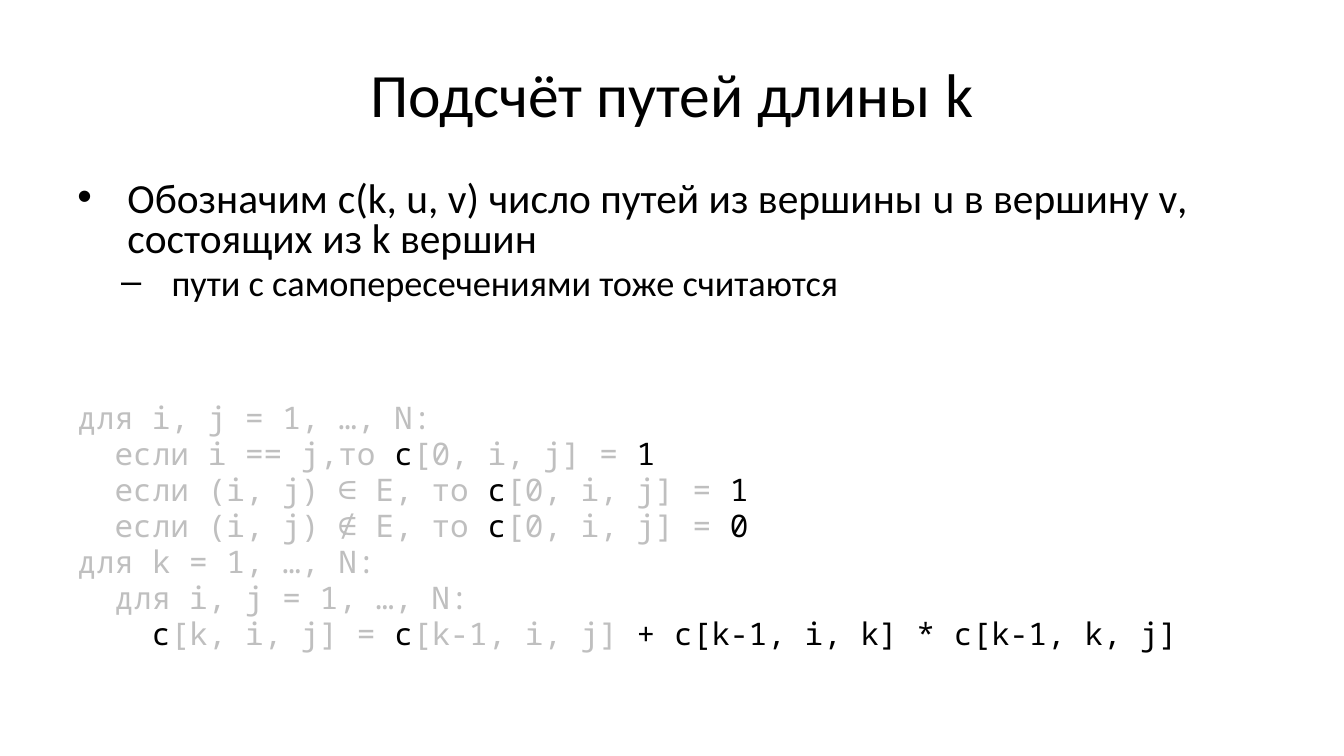
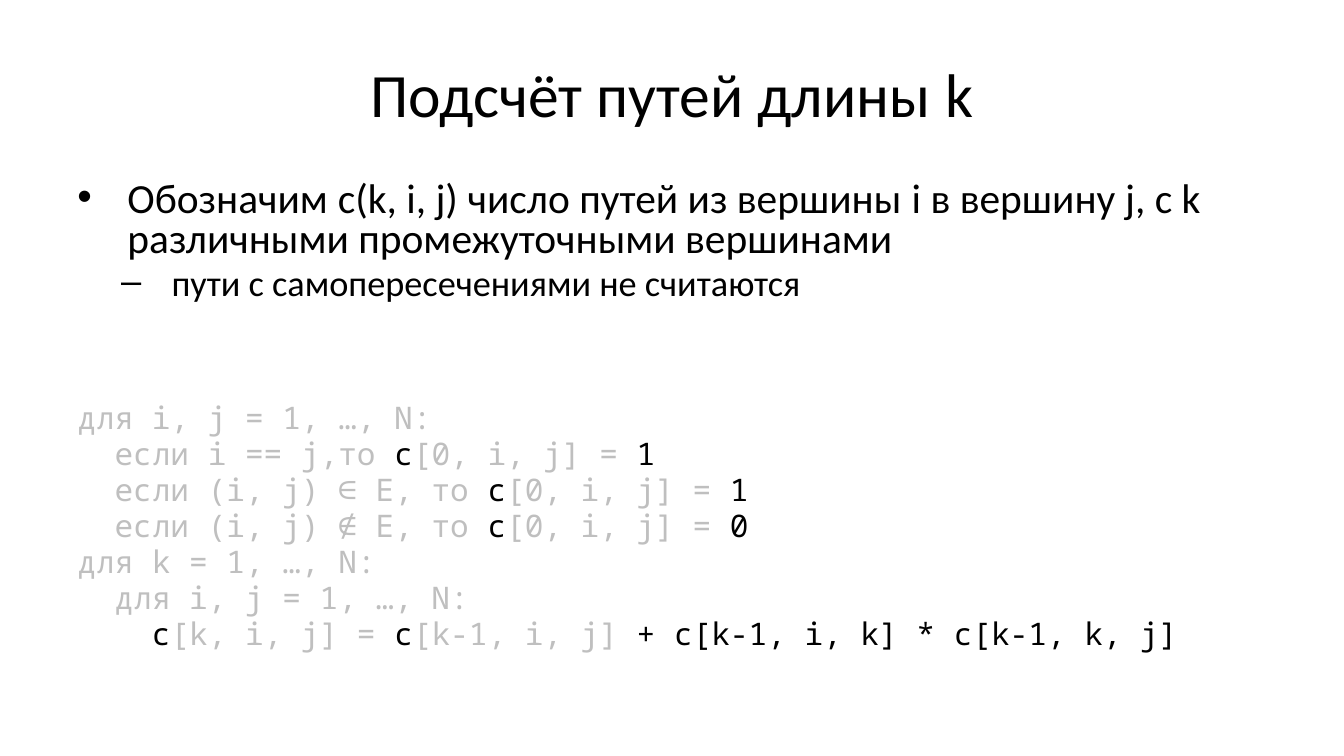
Before and after one commit to Evgueni-Petrov-aka-espetrov/Algorithms-and-Programming-in-C-pptx, a slide deck: slide 128 of 18 Кратчайшие пути и топсорт.pptx. Drawn at 1344x756 pixels with LibreOffice and Linux fonts; fonts in the diff are those of the drawing. Boxes give left, top, right and bottom in pixels: in the first picture for what was removed or moved away, otherwise in the second. Text is boxed around its words. In the diff, an @@ line names an element or a change of style, - is before the commit and + after.

Commit message:
разбил на слои; добавил реализацию через dfs; добавил транзитивное замыкание и подсчета самонепересекающихся путей на основе алгоритма Флойда-Уоршелла

```diff
--- a/18 Кратчайшие пути и топсорт.pptx
+++ b/18 Кратчайшие пути и топсорт.pptx
@@ text at (127,183,1201,302): text changed @@
-• Обозначим c(k, u, v) число путей из вершины u в вершину v, состоящих из k вершин
-  – пути с самопересечениями тоже считаются
+• Обозначим c(k, i, j) число путей из вершины i в вершину j, c k различными промежуточными вершинами
+  – пути с самопересечениями не считаются
```
Also in this commit, not shown: 22 other slides changed, 2 slides added, 1 slide removed.
